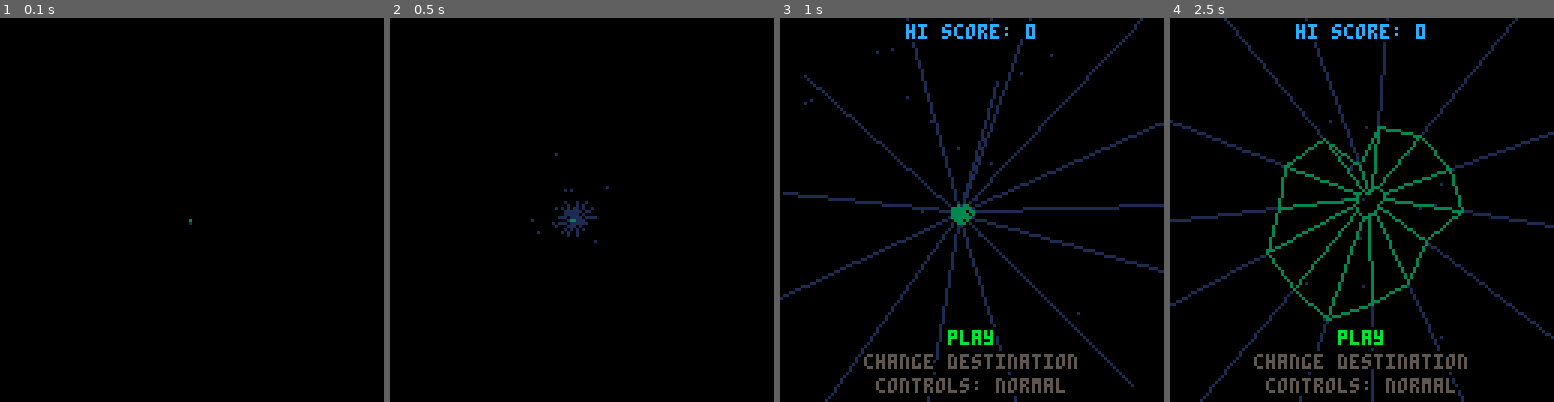
Above: before the commit, frames 1-4 (left to right).
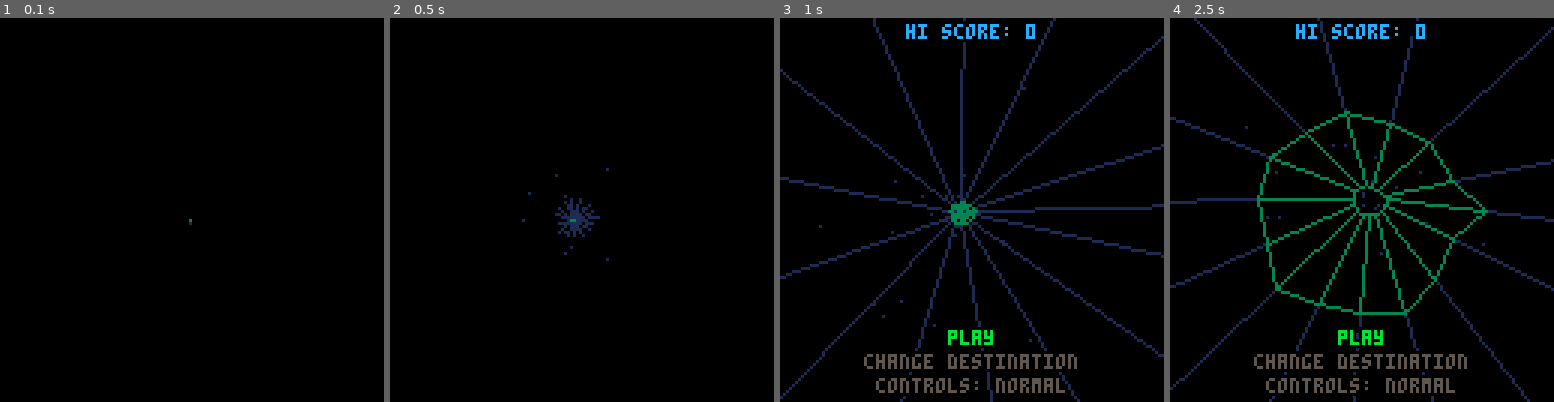
Above: after the commit, the same moments.

Repository: tesselode/web-pilot
Game: PICO-8 cartridge code.p8
Same seed, same stepped clock (60 frames per second), same inputs: the game is played once before the commit and once after it.
Inputs:
- Up to frame 1 (0.1 s): no input
- Up to frame 2 (0.5 s): tap X (X key) at 0.33 s
- Up to frame 3 (1 s): tap O (Z key) at 0.7 s
- Up to frame 4 (2.5 s): tap X (X key) at 1.07, 1.85 s; hold Right 1.6-2.1 s; tap O (Z key) at 1.7, 2.1 s; hold Up 2.15-2.42 s; hold Right from 2.47 s (still down)

Frame 1 is identical in both runs. In frame 2, 0.5% of the frame differs, in the area x 34-58%, y 35-64%; in frame 3, 9.3%; in frame 4, 11%, in the area x 0-100%, y 0-100%.

Commit message:
seed webs with 4 hex digits

Diff:
--- a/code.p8
+++ b/code.p8
@@ -240,35 +240,20 @@
 	zap_speed = .002,
 })
 
-function class.web:pick_name()
-	local letters = 'abcdefghijklmnopqrstuvwxyz'
-	local numbers = '1234567890'
-	local prefix_length = 1 + flr(rnd(2))
-	local suffix_length = 1 + flr(rnd(2))
-	if prefix_length + suffix_length < 3 then suffix_length += 1 end
-	self.name = ''
-	for i = 1, prefix_length do
-		local chars = i == 1 and letters or letters .. numbers
-		local pos = ceil(rnd(#chars))
-		self.name = self.name .. sub(chars, pos, pos)
-	end
-	self.name = self.name .. '-'
-	for i = 1, suffix_length do
-		local chars = letters .. numbers
-		local pos = ceil(rnd(#chars))
-		self.name = self.name .. sub(chars, pos, pos)
-	end
-end
-
-function class.web:generate()
+function class.web:generate(seed)
+	local entropy = rnd()
+	self.seed = seed or flr(rnd(0xffff.ffff))
+	self.name = sub(tostr(self.seed, true), 3, 6)
+	self.name = sub(self.name, 1, 2) .. '-' .. sub(self.name, 3, 4)
+	srand(self.seed)
 	self.points = {}
 	local lane_size = 16
 	local radius = 32 + rnd(24)
 	local angle = 0
 	local tilt_x = rnd(1/12)
 	local tilt_y = rnd(1/12)
+	local y = radius * sin(angle)
 	local x = radius * cos(angle)
-	local y = radius * sin(angle)
 	local start_x = x
 	local start_y = y
 	while true do
@@ -288,18 +273,20 @@
 		if angle > new_angle then break end
 		angle = new_angle
 	end
+	srand(entropy)
 	-- regenerate if the last lane is too wide or narrow
-	local a = self.points[1]
-	local b = self.points[#self.points]
-	local dist = sqrt((a.x - b.x) * (a.x - b.x) + (a.y - b.y) * (a.y - b.y))
-	if dist > lane_size or dist < lane_size * .9 then
-		self:generate()
-	end
-end
-
-function class.web:new()
-	self:generate()
-	self:pick_name()
+	if not seed then
+		local a = self.points[1]
+		local b = self.points[#self.points]
+		local dist = sqrt((a.x - b.x) * (a.x - b.x) + (a.y - b.y) * (a.y - b.y))
+		if dist > lane_size or dist < lane_size * .9 then
+			self:generate()
+		end
+	end
+end
+
+function class.web:new(seed)
+	self:generate(seed)
 	self.zapping = false
 end
 
